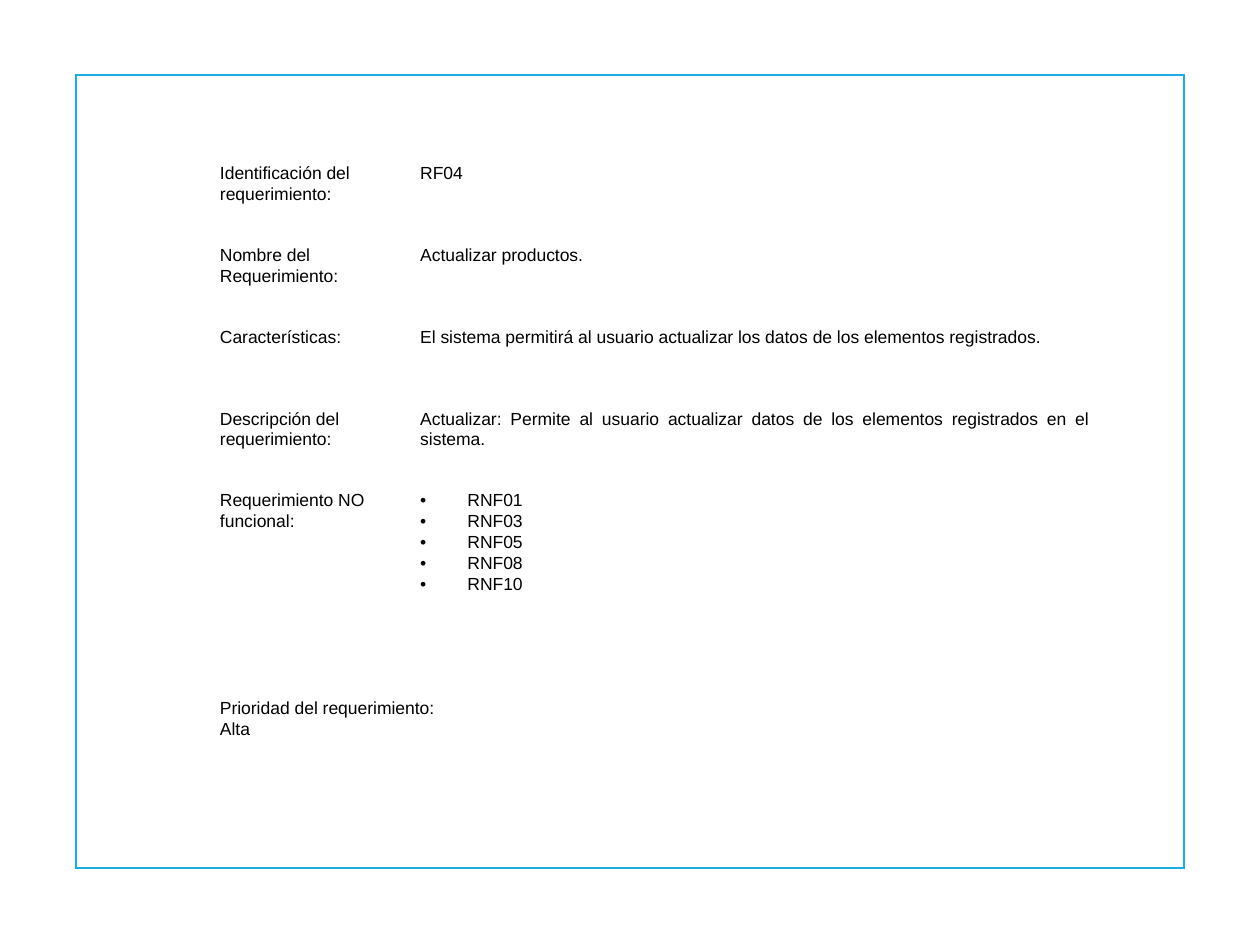
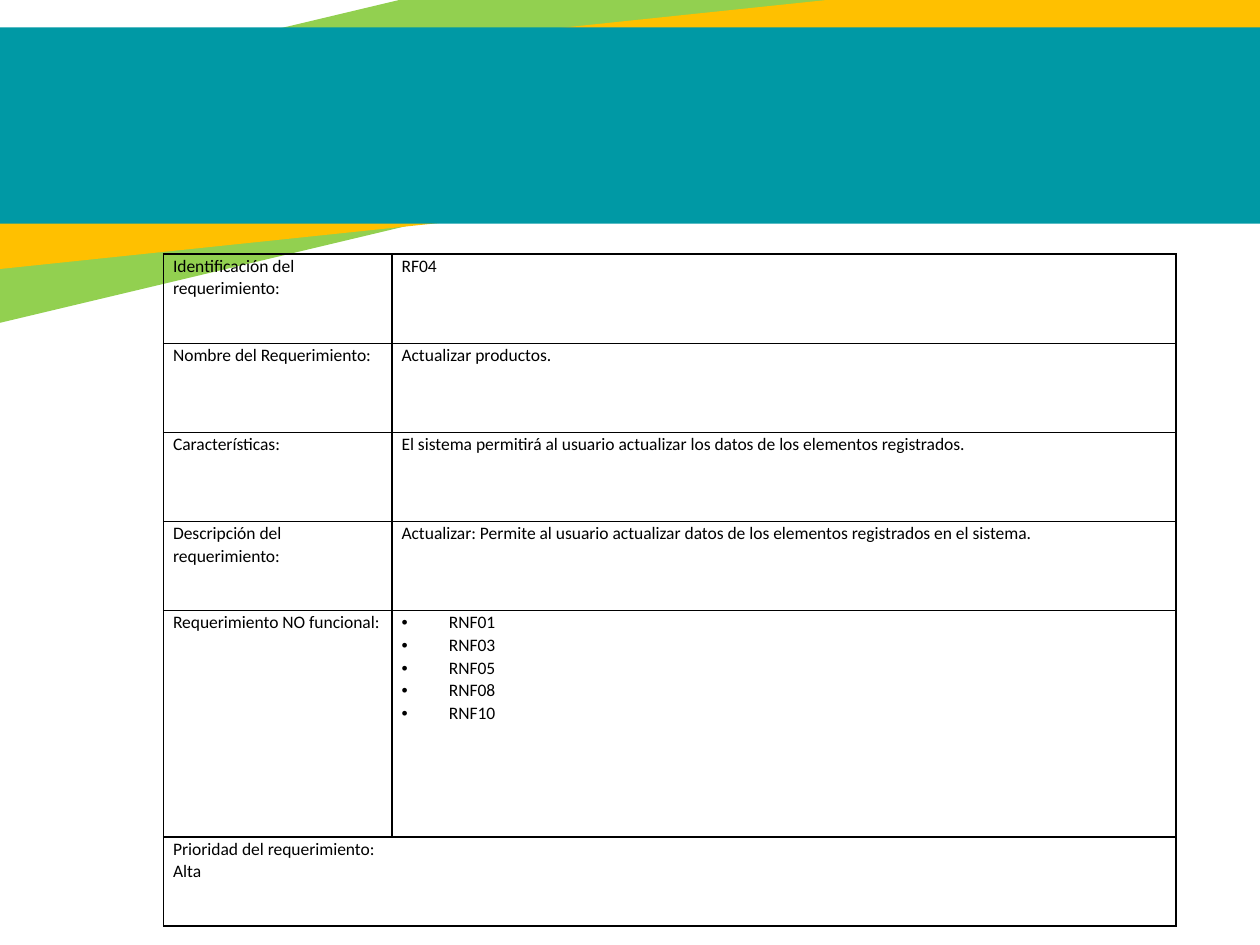
Before and after one commit to jackas779/proyecto, a slide deck: slide 19 of Presentación - Proyecto.pptx. Drawn at 1260x945 pixels with LibreOffice and Linux fonts; fonts in the diff are those of the drawing; background and template pictures are left out. Boxes give left, top, right and bottom in pixels: in the first picture for what was removed or moved away, otherwise in the second. Text is boxed around its words. In the diff, an @@ line names an element or a change of style, - is before the commit and + after.

```diff
--- a/Presentación - Proyecto.pptx
+++ b/Presentación - Proyecto.pptx
@@ rectangle added at (0,0,1260,387), fill #92D050 @@
@@ rectangle added at (0,0,1260,283), fill #FFC000 @@
@@ rectangle added at (0,28,1260,224), fill #0099A5 @@
@@ rectangle removed at (77,74,1184,868) @@
@@ table at (164,255,1176,926) @@
@@ font Arial to Calibri @@
@@ table: place and size @@
-table at (210,163,1097,779)
+table at (164,255,1176,926)
```
Also in this commit, not shown: 24 other slides changed, 4 slides added, 3 slides removed.
